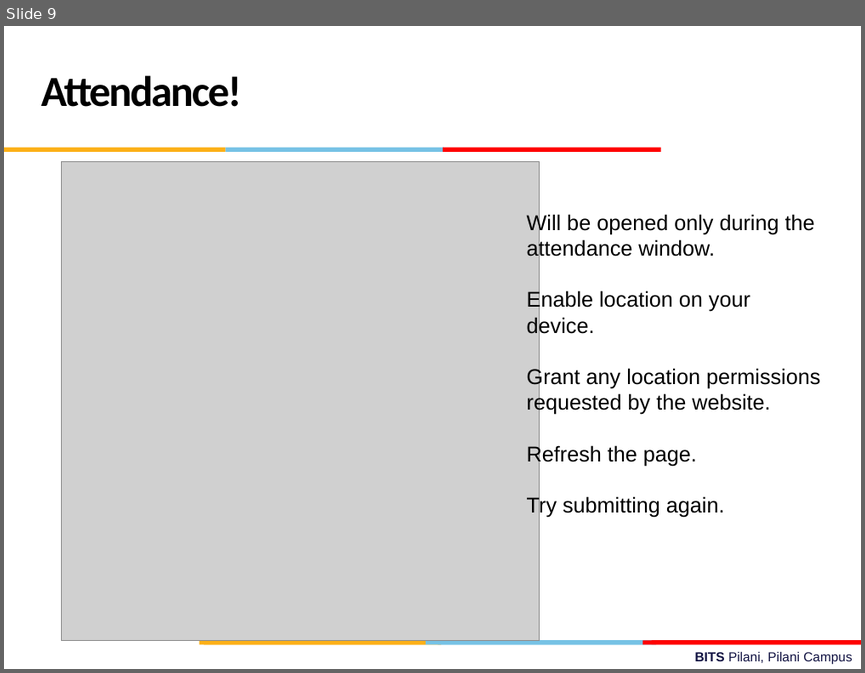
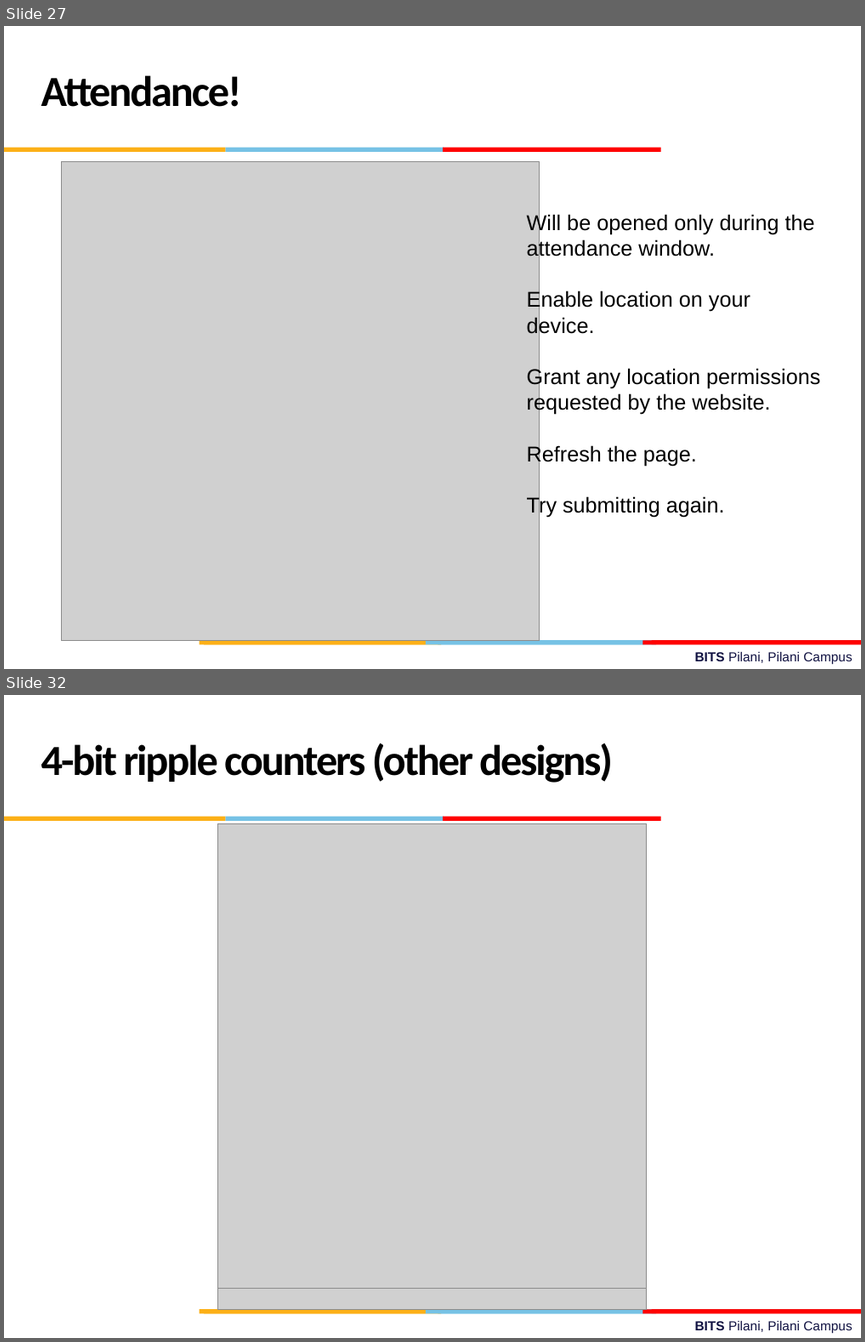
Before and after one commit to csndl-iitd/f2152025, a slide deck: Lec-18-19.pptx. Shown one above the other, each under a label of ours: slide 9 before the commit, slides 27 and 32 after it; the slides between them are not shown. The pictures are 865x673 and 865x1342 pixels, drawn with LibreOffice and Linux fonts; fonts in the diff are those of the drawing; grey boxes stand for pictures; background and template pictures are left out. Boxes give left, top, right and bottom in pixels: in the first picture for what was removed or moved away, otherwise in the second. Text is boxed around its words. In the diff, an @@ line names an element or a change of style, - is before the commit and + after.

Commit message:
lec 18-19 updated with ripple counters

```diff
--- a/Lec-18-19.pptx
+++ b/Lec-18-19.pptx
@@ slide 32 added at (4,695,861,1338), background #FFFFFF; not listed: 10 template elements that a slide beside it also shows @@
@@ text added at (41,743,613,783), 36 pt, text #000000, bold @@
+4-bit ripple counters (other designs)
@@ picture added at (218,823,647,1288) @@
@@ picture added at (218,1288,647,1310) @@
@@ what was slide 9 is now slide 27 @@
```
Also in this commit, not shown: 7 other slides added.
